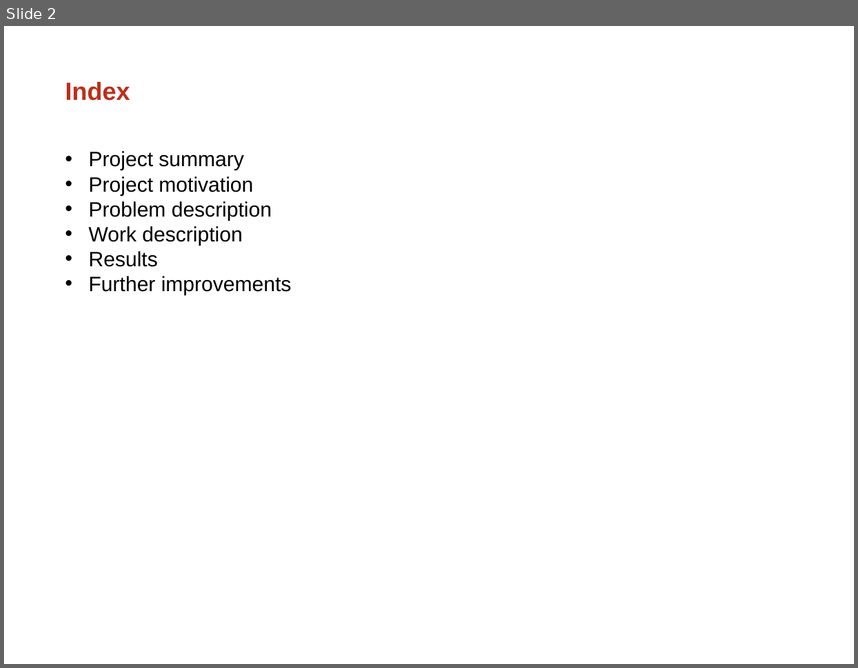
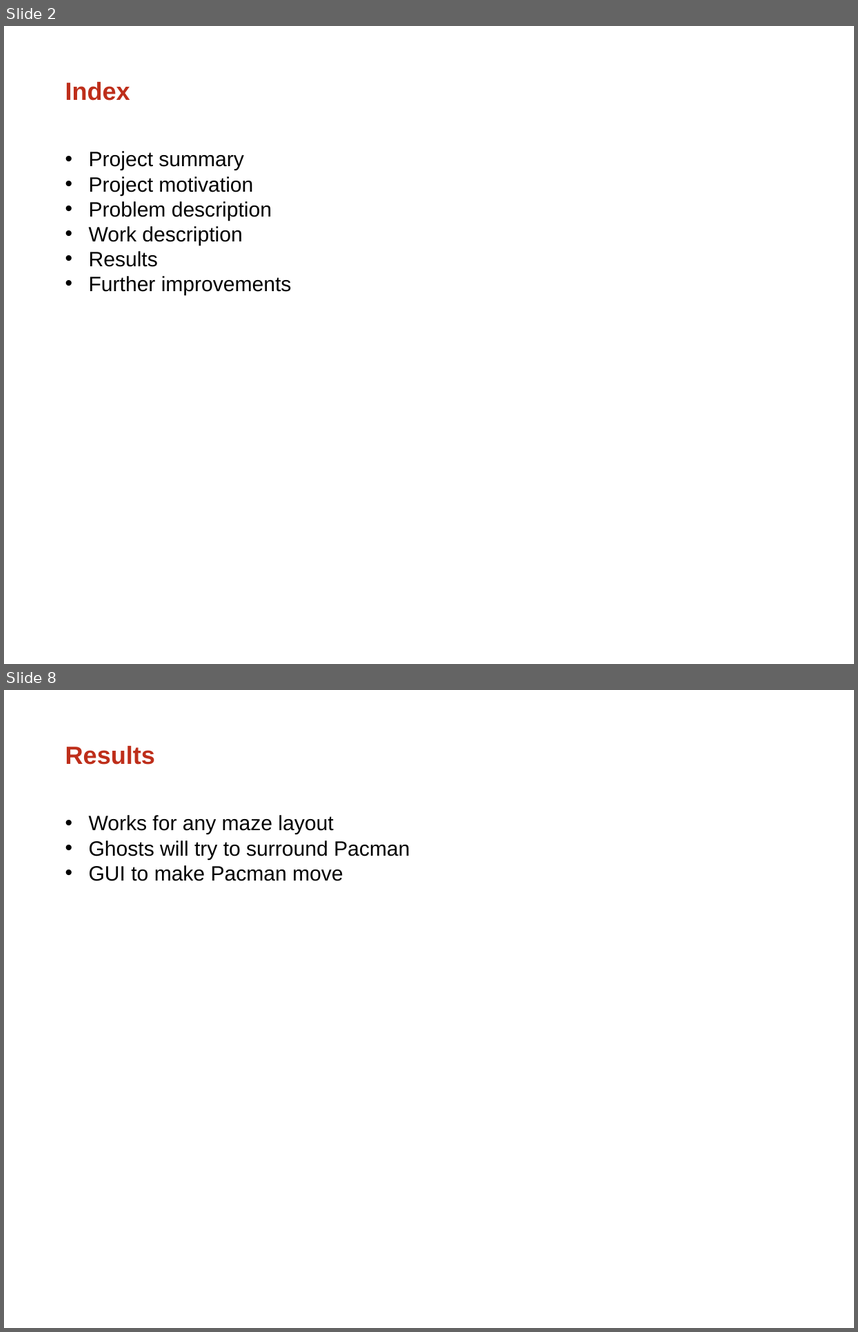
Before and after one commit to GSamuel/Robotica-2014-2015-Pacman, a slide deck: Overige/presentation pacman.ppt. Shown one above the other, each under a label of ours: slide 2 before the commit, slides 2 and 8 after it; the slides between them are not shown. The pictures are 858x668 and 858x1332 pixels, drawn with LibreOffice and Linux fonts; fonts in the diff are those of the drawing; background and template pictures are left out. Boxes give left, top, right and bottom in pixels: in the first picture for what was removed or moved away, otherwise in the second. Text is boxed around its words. In the diff, an @@ line names an element or a change of style, - is before the commit and + after.

```diff
--- a/Overige/presentation pacman.ppt
+++ b/Overige/presentation pacman.ppt
@@ slide 8 added at box(4, 690, 854, 1328), background picture (left out) @@
@@ title added at box(65, 746, 155, 765), 30 pt, text #BE2E1A, bold @@
+Results
@@ text added at box(89, 815, 410, 881), 25 pt, text #000000 @@
+• Works for any maze layout
+• Ghosts will try to surround Pacman
+• GUI to make Pacman move
```
Also in this commit, not shown: 6 other slides added.
